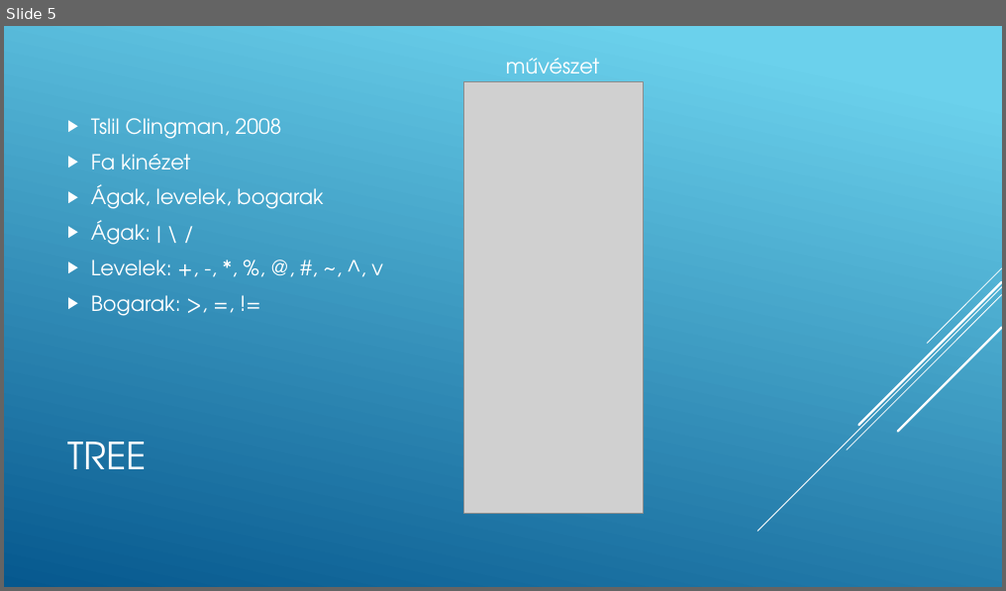
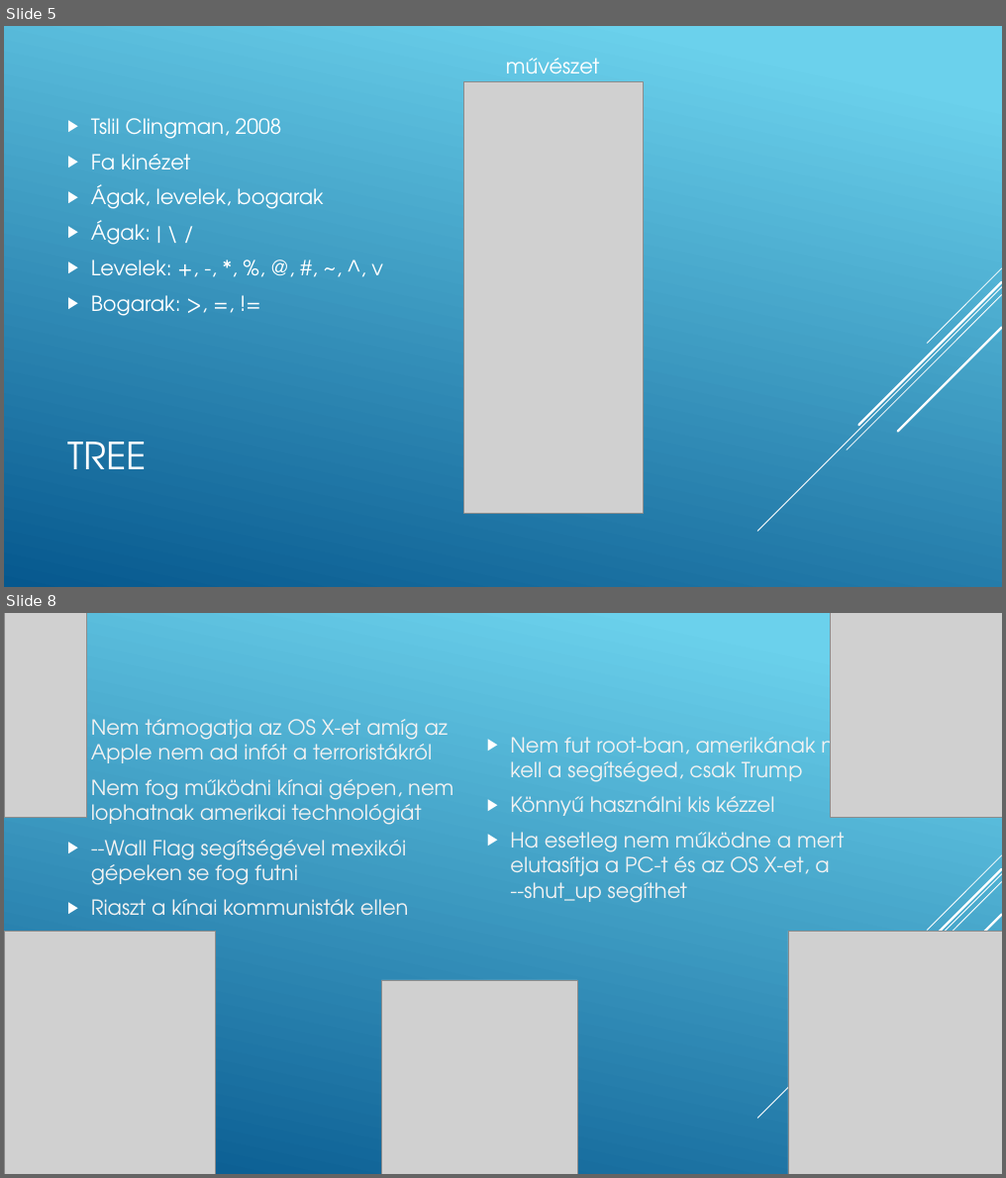
Before and after one commit to baranyidaniel/ppt, a slide deck: A legfurcsább programozási nyelvek.pptx. Shown one above the other, each under a label of ours: slide 5 before the commit, slides 5 and 8 after it; the slides between them are not shown. The pictures are 1006x591 and 1006x1178 pixels, drawn with LibreOffice and Linux fonts; fonts in the diff are those of the drawing; grey boxes stand for pictures. Boxes give left, top, right and bottom in pixels: in the first picture for what was removed or moved away, otherwise in the second. Text is boxed around its words. In the diff, an @@ line names an element or a change of style, - is before the commit and + after.

```diff
--- a/A legfurcsább programozási nyelvek.pptx
+++ b/A legfurcsább programozási nyelvek.pptx
@@ slide 8 added at box(4, 613, 1002, 1174), background gradient #6ED2EB to #06588E; not listed: 5 template elements that a slide beside it also shows @@
@@ picture added at box(4, 613, 87, 817) @@
@@ picture added at box(831, 613, 1002, 817) @@
@@ text added at box(91, 719, 453, 916), 20 pt, text #F2F2F2 @@
+▶ Nem támogatja az OS X-et amíg az Apple nem ad infót a terroristákról
+▶ Nem fog működni kínai gépen, nem lophatnak amerikai technológiát
+▶ --Wall Flag segítségével mexikói gépeken se fog futni
+▶ Riaszt a kínai kommunisták ellen
@@ text added at box(510, 731, 866, 903), 20 pt, text #F2F2F2 @@
+▶ Nem fut root-ban, amerikának nem kell a segítséged, csak Trump
+▶ Könnyű használni kis kézzel
+▶ Ha esetleg nem működne a mert elutasítja a PC-t és az OS X-et, a
+  --shut_up segíthet
@@ picture added at box(4, 931, 215, 1174) @@
@@ picture added at box(788, 931, 1002, 1174) @@
@@ picture added at box(381, 980, 576, 1174) @@
```
Also in this commit, not shown: 1 slide changed, 1 other slide added.
